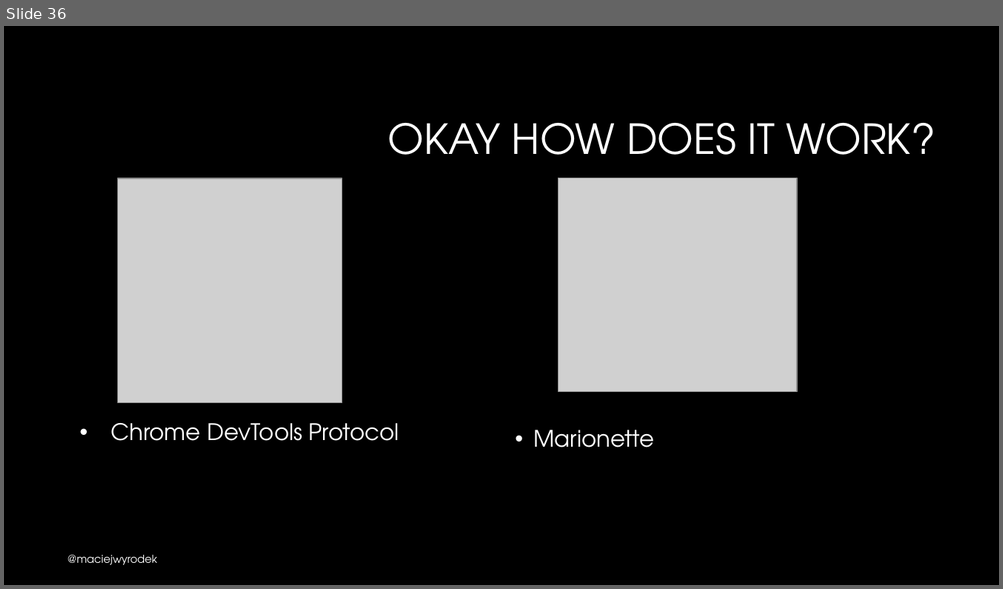
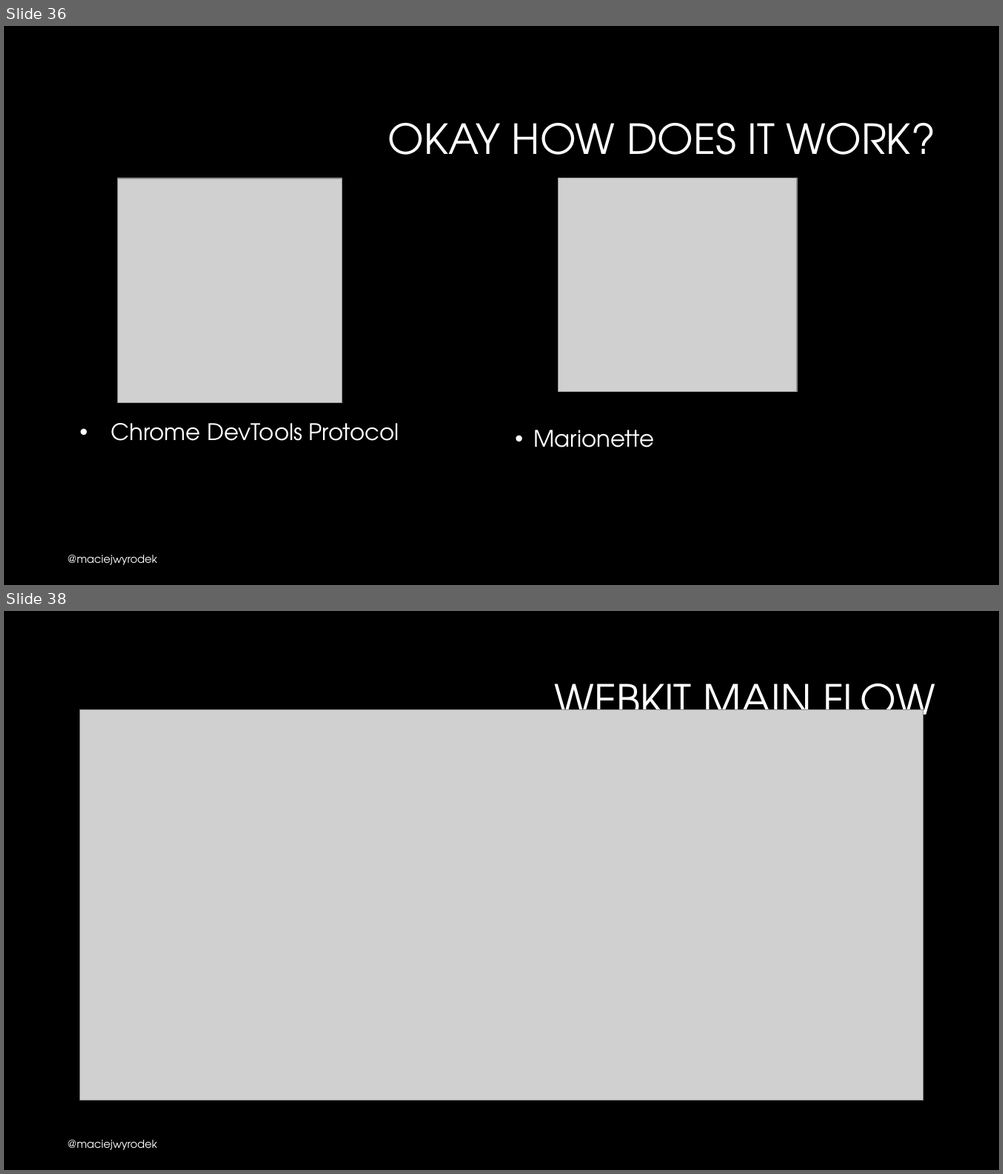
Before and after one commit to mwyrodek/SeleniumPresentation, a slide deck: docs/selenium.pptx. Shown one above the other, each under a label of ours: slide 36 before the commit, slides 36 and 38 after it; the slides between them are not shown. The pictures are 1003x589 and 1003x1174 pixels, drawn with LibreOffice and Linux fonts; fonts in the diff are those of the drawing; grey boxes stand for pictures; background and template pictures are left out. Boxes give left, top, right and bottom in pixels: in the first picture for what was removed or moved away, otherwise in the second. Text is boxed around its words. In the diff, an @@ line names an element or a change of style, - is before the commit and + after.

```diff
--- a/docs/selenium.pptx
+++ b/docs/selenium.pptx
@@ slide 38 added at (4, 611, 999, 1170), background #000000 @@
@@ title added at (554, 671, 935, 733), 40 pt, text #FFFFFF @@
+WEBKIT MAIN FLOW
@@ picture added at (79, 710, 923, 1101) @@
@@ text added at (68, 1140, 157, 1150), 10.5 pt, text #FFFFFF @@
+@maciejwyrodek
```
Also in this commit, not shown: 9 slides changed, 3 other slides added, 1 slide removed, 1 other file.
